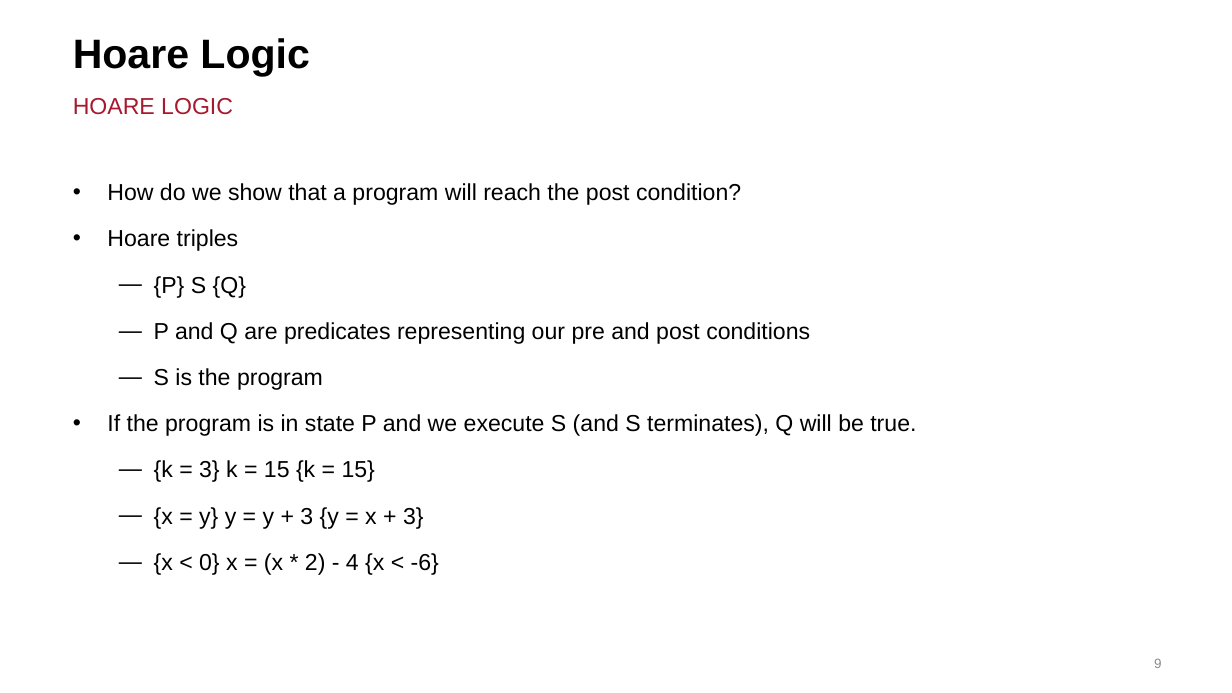
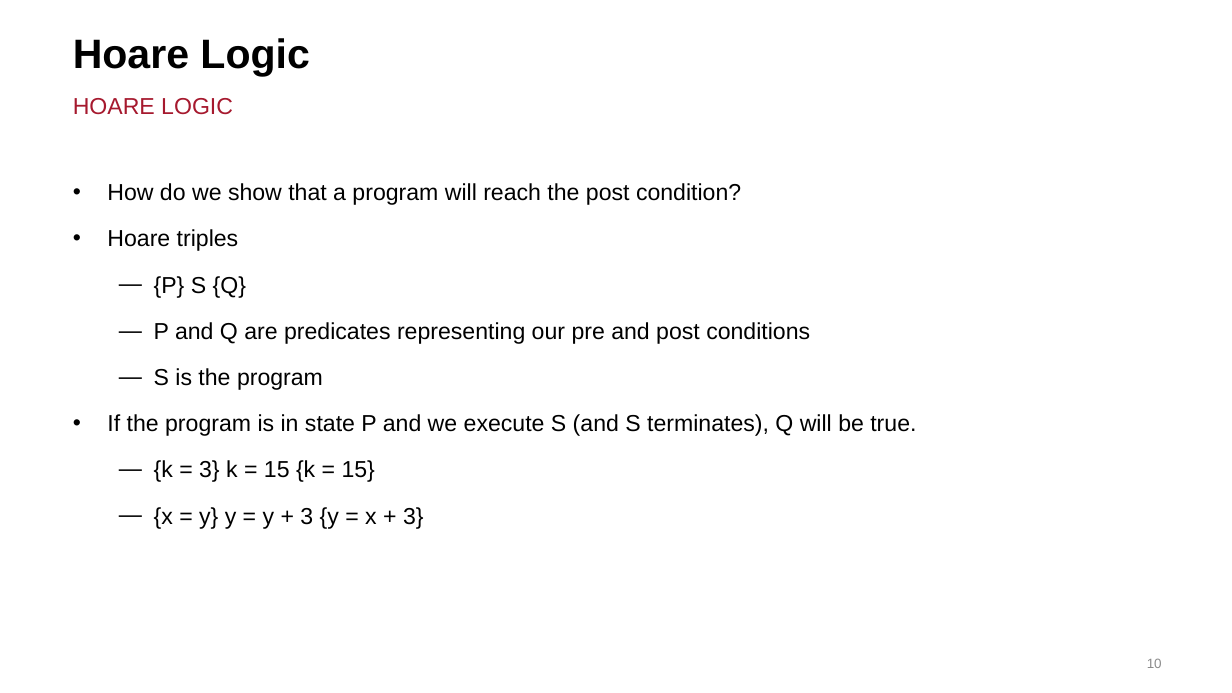
Before and after one commit to MicAu/Workshop, a slide deck: slide 10 of presentation.pptx (slide 9 before the commit). Drawn at 1232x693 pixels with LibreOffice and Linux fonts; fonts in the diff are those of the drawing; background and template pictures are left out. Boxes give left, top, right and bottom in pixels: in the first picture for what was removed or moved away, otherwise in the second. Text is boxed around its words. In the diff, an @@ line names an element or a change of style, - is before the commit and + after.

```diff
--- a/presentation.pptx
+++ b/presentation.pptx
@@ text at (x1=154, y1=553, x2=439, y2=575): paragraph removed @@
-  ― {x < 0} x = (x * 2) - 4 {x < -6}
@@ page number at (x1=1147, y1=658, x2=1162, y2=668): text changed @@
-9
+10
```
Also in this commit, not shown: 3 other slides changed, 2 slides added, 1 slide removed, 15 other files.
